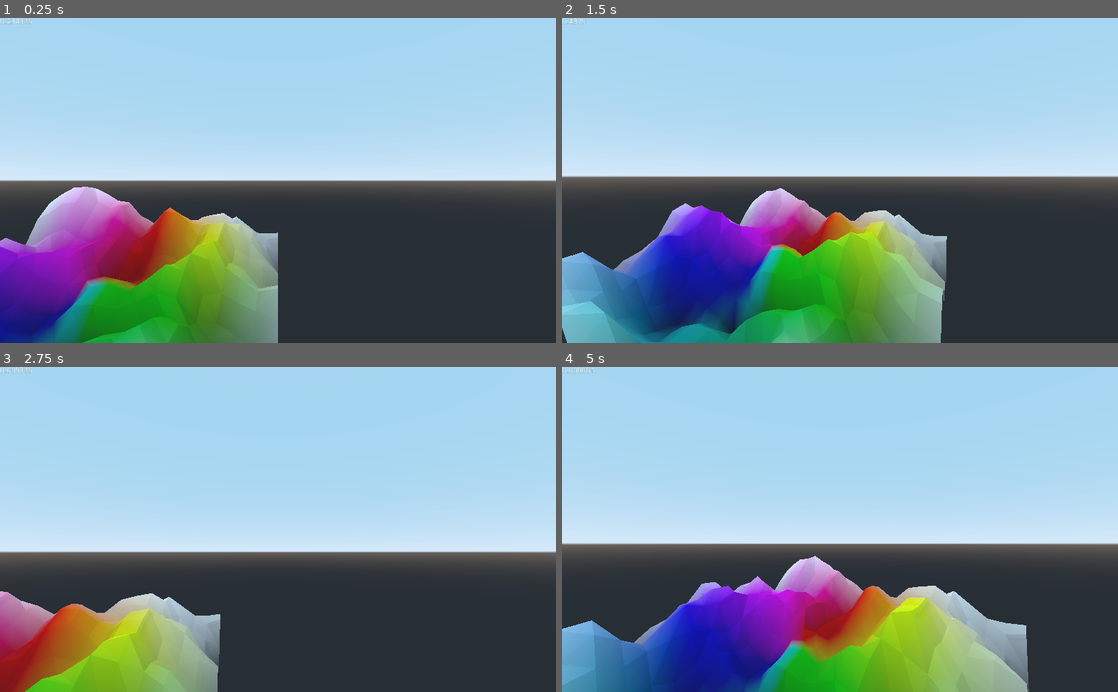
Above: before the commit, frames 1-4 (two rows, left to right).
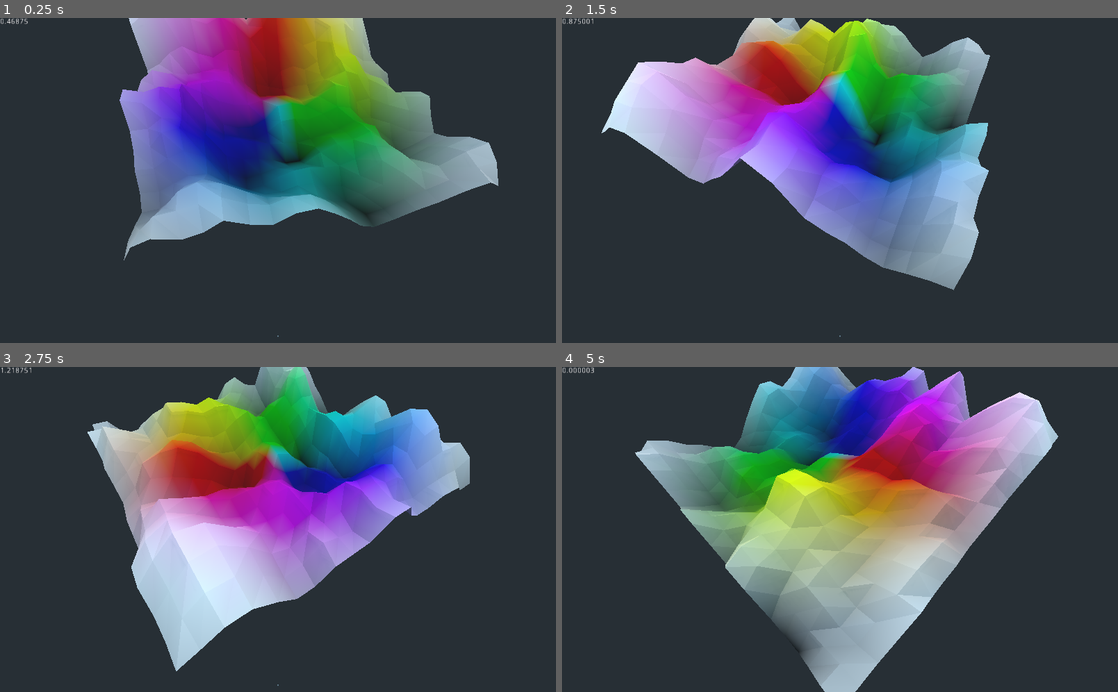
Above: after the commit, the same moments.

Repository: MrRoboman4321/Terrain-Meshes
Game: Godot game, scene res://Main.tscn
The game is run twice, just before and just after one commit, with the same random seed, the same clock (stepped at 60 frames per second) and the same inputs.
Inputs (mouse positions are in pixels of both pictures, inside the frame that each line leads up to):
- Up to frame 1 (0.25 s): no input
- Up to frame 2 (1.5 s): move the mouse to (867, 180) at 0.52 s; hold Up (ui_up) from 0.53 s (still down); click (867, 180) at 0.67 s; move the mouse to (812, 180) at 1.27 s
- Up to frame 3 (2.75 s): keep holding Up (ui_up); move the mouse to (289, 523) at 2.02 s
- Up to frame 4 (5 s): keep holding Up (ui_up); move the mouse to (834, 536) at 2.77 s; click (834, 536) at 2.92 s; move the mouse to (878, 532) at 3.52 s; move the mouse to (795, 526) at 4.27 s

The runs differ from the first frame. In frame 1, 77% of the frame differs, in the area x 0-100%, y 0-100%; in frame 2, 81%; in frame 3, 75%; in frame 4, 85%.

Commit message:
Don't remember

Diff:
--- a/Main.gd
+++ b/Main.gd
@@ -75,7 +75,7 @@
     terrain.updateMesh(meshInstance)
 
 func _getWaveHeight(x):
-    return -2 * pow((x - 2)*(sqrt(0.5)/2), 2) + 1
+    return -4 * pow((x - 2)*(sqrt(0.5)/2), 2) + 2
 
 func _deepCopyHeights(heights):
     var out = []
@@ -90,8 +90,9 @@
     time += delta
 
     #if(i % int(SIZE) == 0):
-    #_updateCamera(delta)
+    _updateCamera(delta)
     if(!first):
+        pass
         _updateTerrain(time)
         #first = !first
 
--- a/Main.tscn
+++ b/Main.tscn
@@ -21,8 +21,3 @@
 [node name="debug" type="Label" parent="."]
 margin_right = 40.0
 margin_bottom = 14.0
-
-[node name="max_x" type="Label" parent="."]
-margin_top = 32.0
-margin_right = 40.0
-margin_bottom = 46.0
--- a/TerrainMesh.gd
+++ b/TerrainMesh.gd
@@ -12,14 +12,14 @@
         randomize()
         heights = _generateHeightSimplex(size)
         material = _createMaterial()
-        mesh = _meshFromHeights(heights, material, size)
+        mesh = _meshFromHeights(heights, size)
 
     func attachToMesh(meshInstance):
         meshInstance.mesh = mesh
         meshInstance.set_surface_material(0, material)
 
     func updateMesh(meshInstance):
-        mesh = _meshFromHeights(heights, material, heights.size())
+        mesh = _meshFromHeights(heights, heights.size())
         meshInstance.mesh = mesh
         meshInstance.set_surface_material(0, material)
 
@@ -29,7 +29,7 @@
     func getVert(x, z):
         return heights[x][z]
 
-    func _meshFromHeights(heights, material, size):
+    func _meshFromHeights(heights, size):
         #Create the tool for mesh generation
         var surfaceTool = SurfaceTool.new()
 
@@ -57,28 +57,28 @@
             for col in range(0, size):
                 if(row != size - 1 and col != size - 1):
                     var v = Vector3(row*scale, heights[row][col], col*scale)
-                    surfaceTool.add_color(_getVertexColor(v, min_y, max_y, size))
+                    surfaceTool.add_color(_getVertexColor(v, min_y, max_y))
                     surfaceTool.add_vertex(v)
 
                     v = Vector3((row + 1)*scale, heights[row + 1][col], col*scale)
-                    surfaceTool.add_color(_getVertexColor(v, min_y, max_y, size))
+                    surfaceTool.add_color(_getVertexColor(v, min_y, max_y))
                     surfaceTool.add_vertex(v)
 
                     v = Vector3(row*scale, heights[row][col + 1], (col + 1)*scale)
-                    surfaceTool.add_color(_getVertexColor(v, min_y, max_y, size))
+                    surfaceTool.add_color(_getVertexColor(v, min_y, max_y))
                     surfaceTool.add_vertex(v)
 
                 if(row != 0 and col != 0):
                     var v = Vector3(row*scale, heights[row][col], col*scale)
-                    surfaceTool.add_color(_getVertexColor(v, min_y, max_y, size))
+                    surfaceTool.add_color(_getVertexColor(v, min_y, max_y))
                     surfaceTool.add_vertex(v)
 
                     v = Vector3((row - 1)*scale, heights[row - 1][col], col*scale)
-                    surfaceTool.add_color(_getVertexColor(v, min_y, max_y, size))
+                    surfaceTool.add_color(_getVertexColor(v, min_y, max_y))
                     surfaceTool.add_vertex(v)
 
                     v = Vector3(row*scale, heights[row][col - 1], (col - 1)*scale)
-                    surfaceTool.add_color(_getVertexColor(v, min_y, max_y, size))
+                    surfaceTool.add_color(_getVertexColor(v, min_y, max_y))
                     surfaceTool.add_vertex(v)
 
         surfaceTool.generate_normals()
@@ -113,7 +113,7 @@
 
         return heights
 
-    func _getVertexColor(vert, min_y, max_y, size):
+    func _getVertexColor(vert, min_y, max_y):
         var v = _map(vert.y, min_y, max_y, 0, 1)
 
         #Side length is always 20
